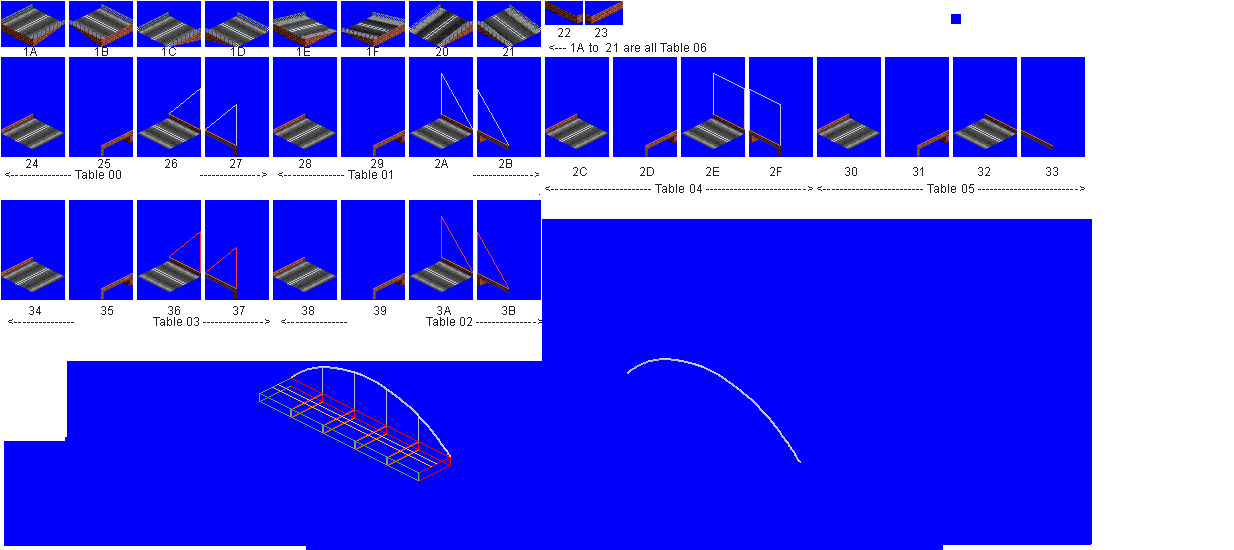
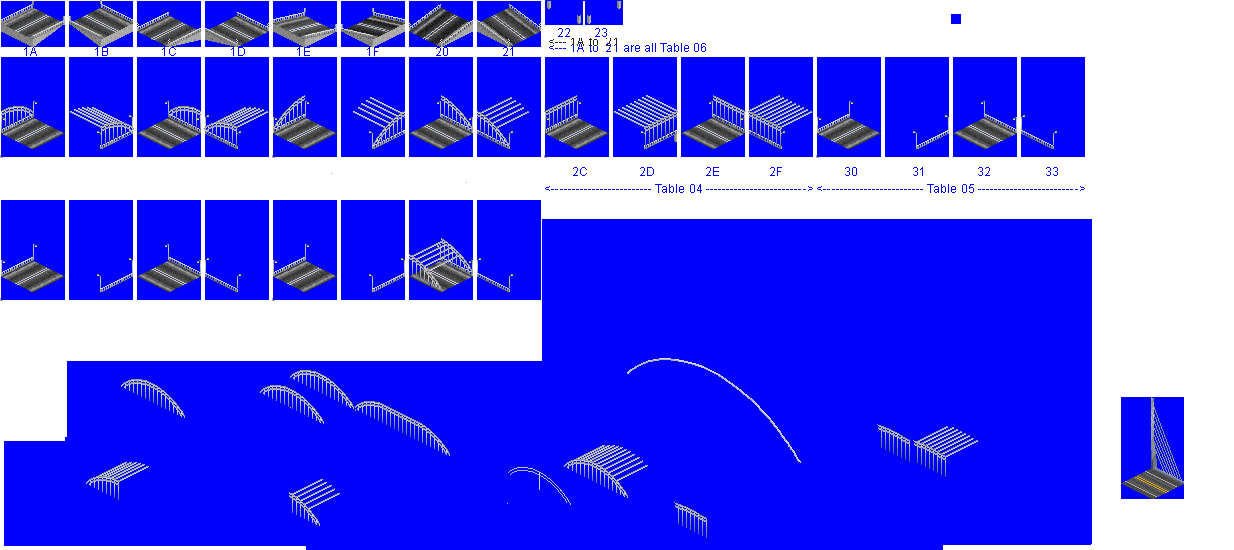
Before/after of a (1234, 550) layered artwork. What changed in the layer stack:
added layer "archtest small" above "lite streetlamps" over (1, 95, 978, 538)
added layer "lite streetlamps" above "improved streetlamps" over (0, 101, 1184, 499)
hid "archtest", painted on it over (169, 76, 1053, 463)
hid "sustest", painted on it over (169, 73, 1053, 300)
added layer "base" above "Pasted Layer #2" over (1, 0, 1054, 456)
hid "Pasted Layer #2" over (1, 1, 1085, 481)
